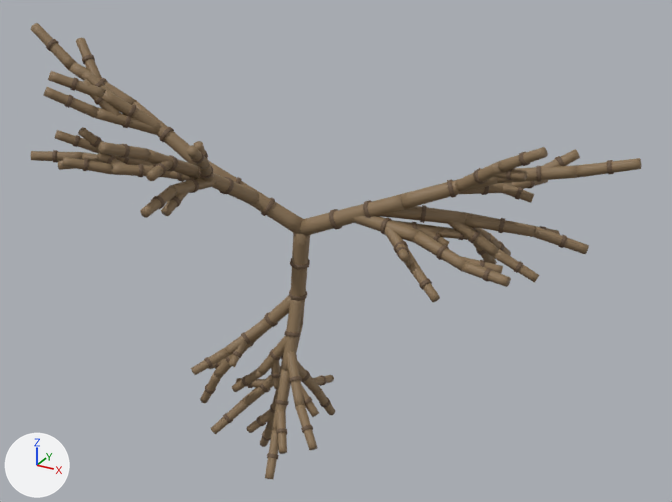
Renders of the glTF model public/models/fusarium-venenatum.glb from each side of a commit.
The view is the same before and after, from a camera (50 mm lens) standing at (3.84, -6.28, 3.77) and looking at (0.2, 0.34, 0.46). The lights are fixed; the arrows at lower left show +X, +Y and +Z. The first picture is the older version. Where no turn or scale is listed for an object, it has been applied to the vertices. Vertices at exactly the same position are counted once.

The first picture shows 'hyphal_filaments', 'septa_cross_walls'.
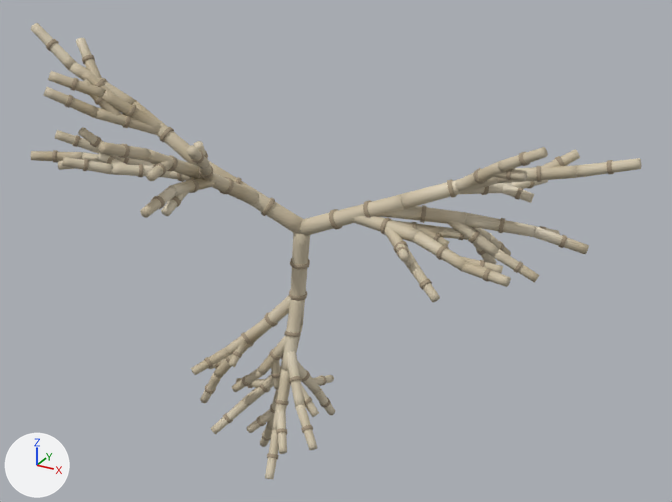
Edits to the bpy script that builds the scene:
```text
Change mat_material_0:
    where n0 = _N.new('ShaderNodeBsdfPrincipled'); n0.name = 'Principled BSDF'
    remove n0.inputs[0].default_value = (0.259, 0.173, 0.0902, 1.0)  # 'Base Color', brown #8b7355
    add n2 = _N.new('ShaderNodeVertexColor'); n2.name = 'Color Attribute'
    add _L.new(n2.outputs[0], n0.inputs[0])  # 'Color' to 'Base Color'
Change mat_material_1:
    where n0 = _N.new('ShaderNodeBsdfPrincipled'); n0.name = 'Principled BSDF'
    remove n0.inputs[0].default_value = (0.145, 0.0902, 0.051, 1.0)  # 'Base Color', brown #6a5540
    add n2 = _N.new('ShaderNodeVertexColor'); n2.name = 'Color Attribute'
    add _L.new(n2.outputs[0], n0.inputs[0])  # 'Color' to 'Base Color'
Change me_hyphal_filaments:
    where me_hyphal_filaments.from_pydata(...)  # 7585 vertices, 14880 faces; spans x -2.37..2.79, y -1.82..0.92, z -2.86..1.75
    used by ob_hyphal_filaments; location = (-0.212, 0.448, 0.556)
    me_hyphal_filaments part 1: vertex colours changed
Change me_septa_cross_walls:
    where me_septa_cross_walls.from_pydata(...)  # 4032 vertices, 7680 faces; spans x -2.22..2.59, y -1.64..0.82, z -2.69..1.62
    used by ob_septa_cross_walls; location = (-0.212, 0.448, 0.556)
    me_septa_cross_walls part 2: vertex colours changed
```

Pixel boxes (x1, y1, x2, y2) of what changed, in the pictures (672 x 502 px):
'hyphal_filaments', recoloured
    both: (31, 23, 641, 479)
'septa_cross_walls', recoloured
    both: (46, 39, 614, 459)
